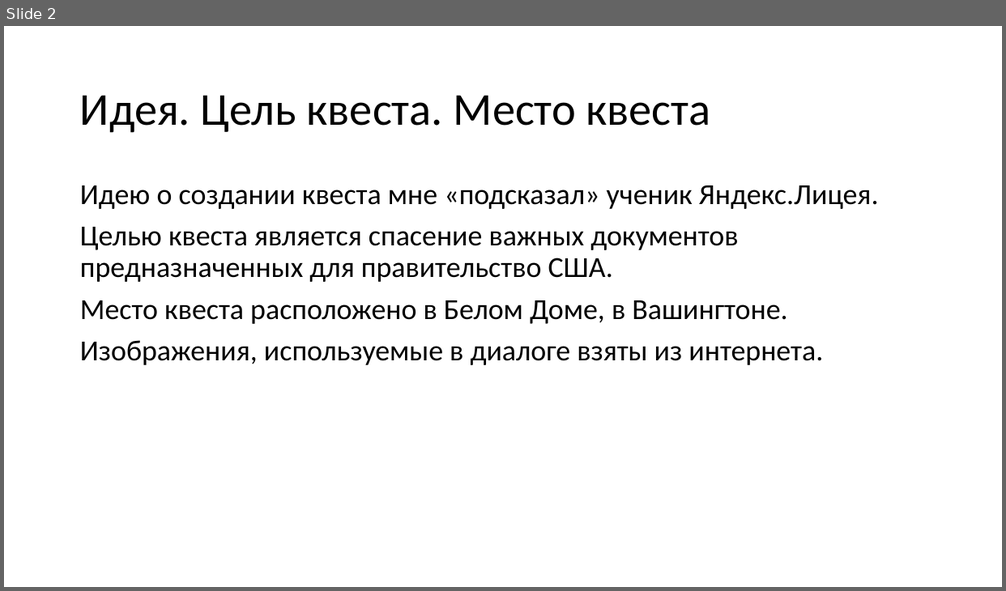
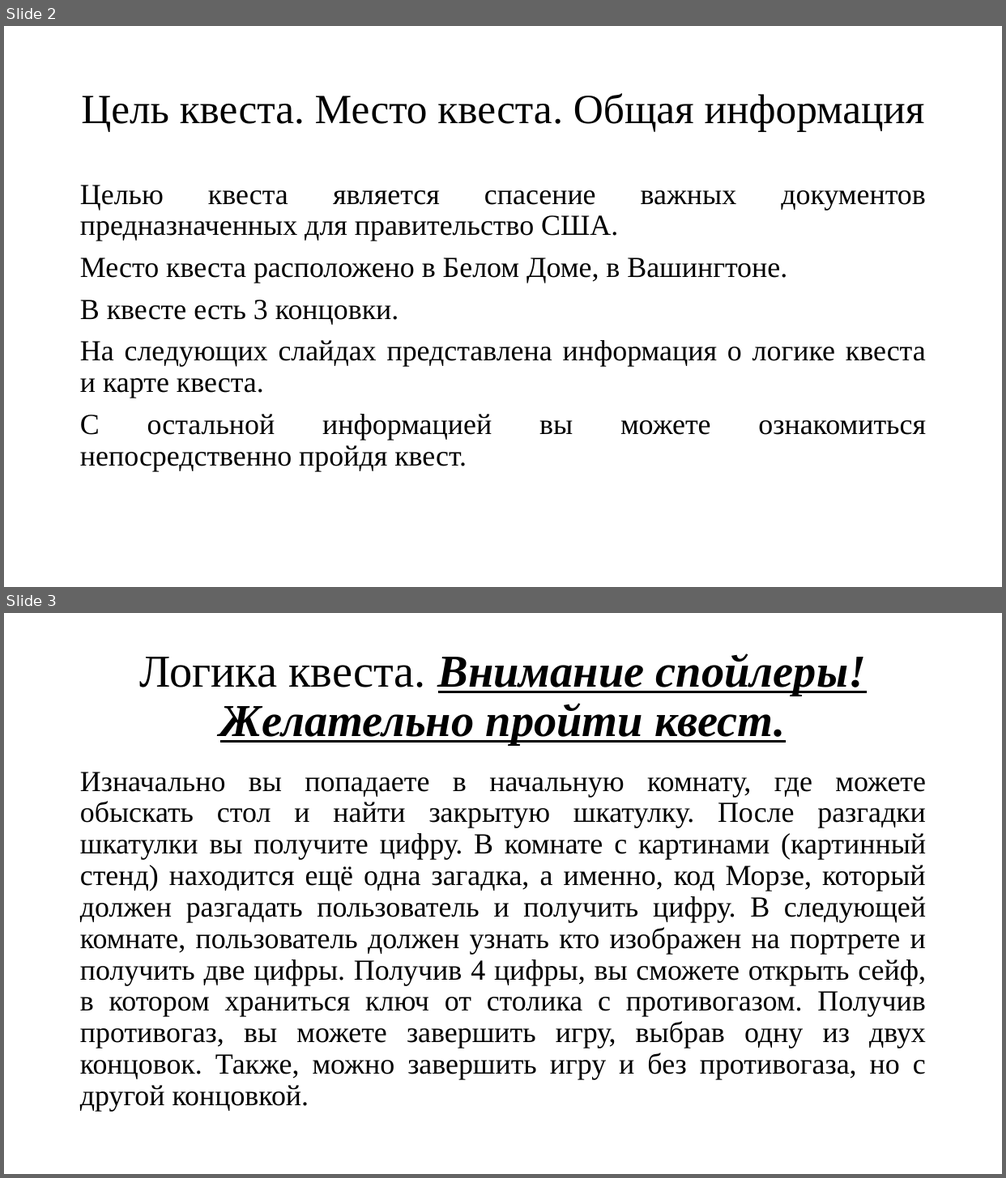
Before and after one commit to Glander13/AliceProject, a slide deck: Квест «Побег из белого дома».pptx. Shown one above the other, each under a label of ours: slide 2 before the commit, slides 2 and 3 after it. The pictures are 1006x591 and 1006x1178 pixels, drawn with LibreOffice and Linux fonts; fonts in the diff are those of the drawing. Boxes give left, top, right and bottom in pixels: in the first picture for what was removed or moved away, otherwise in the second. Text is boxed around its words. In the diff, an @@ line names an element or a change of style, - is before the commit and + after.

```diff
--- a/Квест «Побег из белого дома».pptx
+++ b/Квест «Побег из белого дома».pptx
@@ slide 3 added at (4,613,1002,1174), background #FFFFFF @@
@@ title added at (139,653,866,745), 44 pt, text #000000, bold, italic, underline @@
+Логика квеста. Внимание спойлеры!
+Желательно пройти квест.
@@ text added at (80,772,926,1111), 28 pt, text #000000 @@
+Изначально вы попадаете в начальную комнату, где можете обыскать стол и найти закрытую шкатулку. После разгадки шкатулки вы получите цифру. В комнате с картинами (картинный стенд) находится ещё одна загадка, а именно, код Морзе, который должен разгадать пользователь и получить цифру. В следующей комнате, пользователь должен узнать кто изображен на портрете и получить две цифры. Получив 4 цифры, вы сможете открыть сейф, в котором храниться ключ от столика с противогазом. Получив противогаз, вы можете завершить игру, выбрав одну из двух концовок. Также, можно завершить игру и без противогаза, но с другой концовкой.
@@ slide 2 changed as well @@
@@ title at (81,93,925,132): text changed; size 44 to 40 pt; font Calibri to Times New Roman @@
-Идея. Цель квеста. Место квеста
+Цель квеста. Место квеста. Общая информация
@@ text at (80,186,879,209): paragraph removed @@
-Идею о создании квеста мне «подсказал» ученик Яндекс.Лицея.
@@ text at (80,185,926,284): font Calibri to Times New Roman in "Целью квеста является спасение важных документов предназначе ...", "Место квеста расположено в Белом Доме, в ..."; alignment left to justified @@
@@ text at (80,300,926,472): text changed; font Calibri to Times New Roman @@
-Изображения, используемые в диалоге взяты из интернета.
+В квесте есть 3 концовки.
+На следующих слайдах представлена информация о логике квеста и карте квеста.
+С остальной информацией вы можете ознакомиться непосредственно пройдя квест.
```
Also in this commit, not shown: 3 other slides changed, 2 other slides added, 2 other files.
